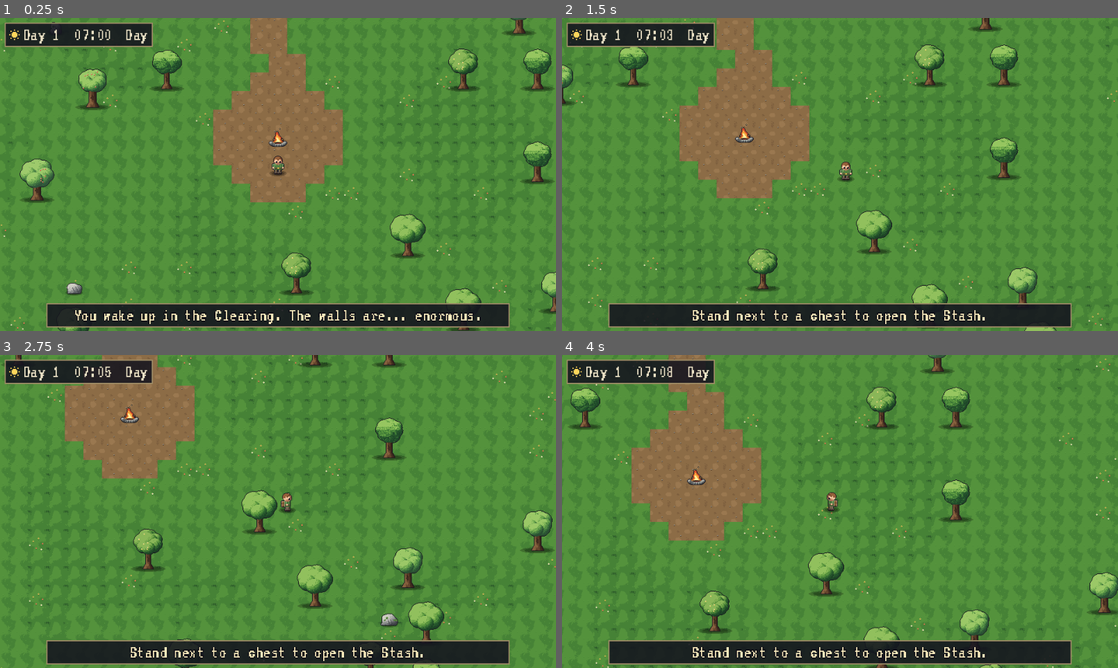
Above: before the commit, frames 1-4 (two rows, left to right).
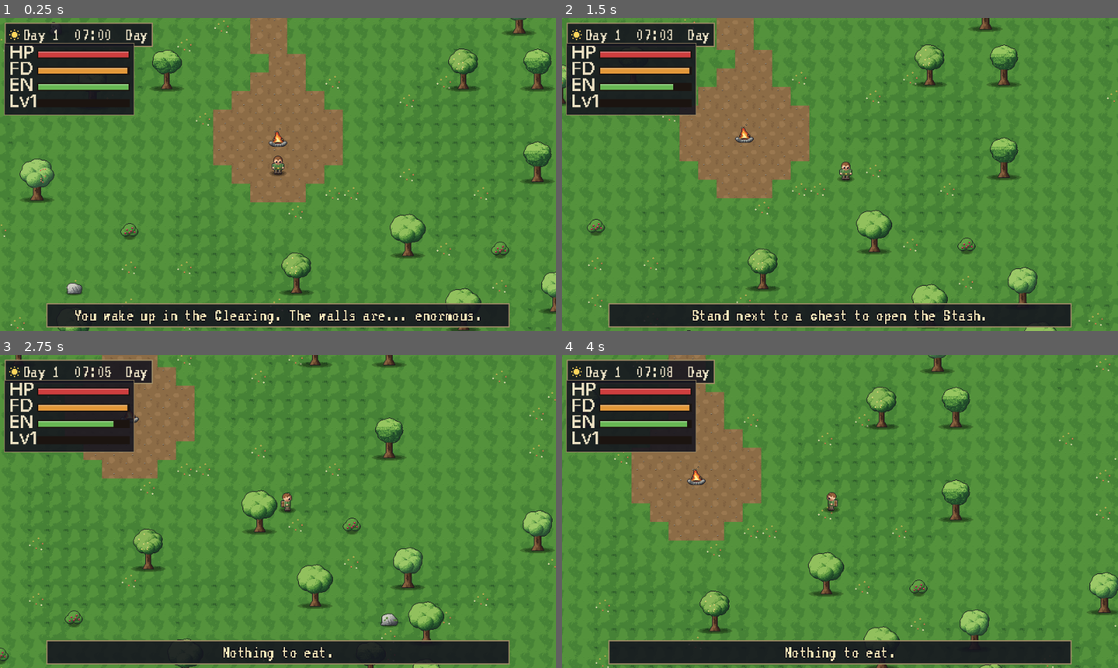
Above: after the commit, the same moments.

Repository: GillesBodart/laby
Game: Godot game, scene res://scenes/world/world.tscn
The game is run twice, just before and just after one commit, with the same random seed, the same clock (stepped at 60 frames per second) and the same inputs.
Inputs (mouse positions are in pixels of both pictures, inside the frame that each line leads up to):
- Up to frame 1 (0.25 s): no input
- Up to frame 2 (1.5 s): tap Enter at 0.5 s; move the mouse to (962, 158) at 0.52 s; hold D (move_right) 0.53-1.28 s; hold Shift (run) 0.53-1.28 s; click (962, 158) at 0.67 s; tap G (stash) at 0.8, 1.35 s; move the mouse to (728, 190) at 1.27 s; hold S (move_down) from 1.28 s (still down); click (728, 190) at 1.42 s
- Up to frame 3 (2.75 s): tap R (eat, bound only after the commit) at 1.55 s; move the mouse to (333, 442) at 2.02 s; release S (move_down) at 2.03 s; hold D (move_right) from 2.03 s (still down); hold R (eat, bound only after the commit) from 2.03 s (still down); click (333, 442) at 2.17 s; tap Shift (run) at 2.3 s
- Up to frame 4 (4 s): move the mouse to (812, 574) at 2.77 s; release D (move_right) at 2.78 s; release R (eat, bound only after the commit) at 2.78 s; hold W (move_up) 2.78-3.53 s; tap Q (build_next) at 2.85 s; click (812, 574) at 2.92 s; tap G (stash) at 3.05 s; move the mouse to (1006, 558) at 3.52 s; hold A (move_left) from 3.53 s (still down); hold F (build_place) from 3.53 s (still down); click (1006, 558) at 3.67 s; tap R (eat, bound only after the commit) at 3.8 s

The runs differ from the first frame. In frame 1, 5.4% of the frame differs, in the area x 0-92%, y 8-77%; in frame 2, 5.4%; in frame 3, 6.1%, in the area x 0-77%, y 8-99%; in frame 4, 5.9%.

Commit message:
M4: survival needs, berry bushes, eating, XP and levels
Co-authored-by: Copilot <223556219+Copilot@users.noreply.github.com>

Diff:
--- a/autoload/debug_tools.gd
+++ b/autoload/debug_tools.gd
@@ -40,7 +40,7 @@
 	var p: Player = GameState.players.get(GameState.local_peer_id())
 	if p == null:
 		return
-	for id in ["wood", "stone", "plank", "stick", "stone_axe", "workbench"]:
+	for id in ["wood", "stone", "plank", "stick", "stone_axe", "workbench", "berry"]:
 		p.inventory.add(id, 1 if ItemCatalog.tool_of(id) != "" else 7)
 	if _args.has("panel"):
 		var ev := InputEventAction.new()
--- a/autoload/game_state.gd
+++ b/autoload/game_state.gd
@@ -21,6 +21,8 @@
 var arriving := false
 ## Per-peer backpacks kept while changing area (peer_id -> Inventory data).
 var inventories: Dictionary = {}
+## Per-peer survival stats kept while changing area (peer_id -> Survival data).
+var survivals: Dictionary = {}
 ## Harvested Clearing props (cell -> true), so they stay gone across areas.
 var depleted_cells: Dictionary = {}
 ## Player-built structures in the Clearing (cell -> {"type": String, "open": bool}).
@@ -44,6 +46,7 @@
 	area = "clearing"
 	arriving = false
 	inventories = {}
+	survivals = {}
 	depleted_cells = {}
 	structures = {}
 	stash = Inventory.new(STASH_SLOTS)
--- a/project.godot
+++ b/project.godot
@@ -82,6 +82,10 @@
 "deadzone": 0.2,
 "events": [Object(InputEventKey,"device":-1,"physical_keycode":73)]
 }
+eat={
+"deadzone": 0.2,
+"events": [Object(InputEventKey,"device":-1,"physical_keycode":82)]
+}
 build_toggle={
 "deadzone": 0.2,
 "events": [Object(InputEventKey,"device":-1,"physical_keycode":66)]
--- /dev/null
+++ b/scenes/world/props/bush.tscn
@@ -0,0 +1,30 @@
+[gd_scene format=3]
+
+[ext_resource type="Script" path="res://scripts/world/gatherable.gd" id="0_script"]
+[ext_resource type="Texture2D" path="res://assets/sprites/bush.png" id="1_bush"]
+[ext_resource type="Texture2D" path="res://assets/sprites/shadow.png" id="2_shadow"]
+
+[sub_resource type="CircleShape2D" id="CircleShape2D_bush"]
+radius = 6.0
+
+[node name="Bush" type="StaticBody2D"]
+collision_mask = 0
+script = ExtResource("0_script")
+item_id = "berry"
+yield_amount = 3
+max_hits = 2
+tool_kind = "hands"
+xp = 3
+
+[node name="Shadow" type="Sprite2D" parent="."]
+scale = Vector2(0.7, 1)
+texture = ExtResource("2_shadow")
+
+[node name="Sprite" type="Sprite2D" parent="."]
+texture = ExtResource("1_bush")
+centered = false
+offset = Vector2(-16, -29)
+
+[node name="Collision" type="CollisionShape2D" parent="."]
+position = Vector2(0, -4)
+shape = SubResource("CircleShape2D_bush")
--- a/scripts/core/item_catalog.gd
+++ b/scripts/core/item_catalog.gd
@@ -15,6 +15,7 @@
 	"workbench": {"name": "Workbench", "stack": 5, "color": Color8(166, 120, 72)},
 	"chest": {"name": "Chest", "stack": 5, "color": Color8(150, 104, 60)},
 	"wooden_door": {"name": "Wooden Door", "stack": 10, "color": Color8(130, 92, 58)},
+	"berry": {"name": "Berries", "stack": 20, "color": Color8(200, 52, 84), "food": 14.0},
 }
 
 ## station: "" = craftable anywhere, otherwise a node group that must be near.
@@ -45,6 +46,7 @@
 	"workbench": "Place with B. Unlocks crafting.",
 	"chest": "Place with B. Opens the Stash (G).",
 	"wooden_door": "Place with B. F opens/closes.",
+	"berry": "Sweet wild berries. R eats them (+14 food).",
 }
 
 
@@ -62,3 +64,8 @@
 
 static func tool_of(id: String) -> String:
 	return ITEMS[id].get("tool", "")
+
+
+## Hunger restored when eaten (0 = not food).
+static func food_of(id: String) -> float:
+	return ITEMS[id].get("food", 0.0)
--- /dev/null
+++ b/scripts/core/survival.gd
@@ -0,0 +1,129 @@
+class_name Survival
+extends RefCounted
+## Pure-data survival model: health, hunger, stamina and XP/levels.
+## No nodes; the Player ticks it and the HUD reads it.
+
+signal changed
+signal leveled_up(level: int)
+signal died
+
+const MAX_HEALTH := 100.0
+const MAX_HUNGER := 100.0
+const MAX_STAMINA := 100.0
+## Hunger lasts about a day and a half of real play (12 min/day).
+const HUNGER_DRAIN := 0.09
+const RUN_HUNGER_DRAIN := 0.05
+const STARVE_DAMAGE := 1.5
+const REGEN_RATE := 1.0
+const REGEN_MIN_HUNGER := 50.0
+const RUN_COST := 24.0
+const STAMINA_REGEN := 16.0
+const REGEN_DELAY := 0.8
+## Once exhausted, running needs this much stamina back.
+const RECOVER_THRESHOLD := 25.0
+
+var health := MAX_HEALTH
+var hunger := MAX_HUNGER
+var stamina := MAX_STAMINA
+var xp := 0
+var level := 1
+var skill_points := 0
+
+var _exhausted := false
+var _regen_wait := 0.0
+
+
+static func xp_for_level(lvl: int) -> int:
+	return 20 + 10 * lvl
+
+
+func can_run() -> bool:
+	return stamina > 0.0 and not _exhausted
+
+
+func is_dead() -> bool:
+	return health <= 0.0
+
+
+func is_starving() -> bool:
+	return hunger <= 0.0
+
+
+## Advances the needs by delta seconds.
+func tick(delta: float, moving: bool, running: bool) -> void:
+	if is_dead():
+		return
+	var run_active := running and moving and can_run()
+	hunger = maxf(hunger - (HUNGER_DRAIN + (RUN_HUNGER_DRAIN if run_active else 0.0)) * delta, 0.0)
+	if run_active:
+		stamina = maxf(stamina - RUN_COST * delta, 0.0)
+		_regen_wait = REGEN_DELAY
+		if stamina == 0.0:
+			_exhausted = true
+	else:
+		_regen_wait = maxf(_regen_wait - delta, 0.0)
+		if _regen_wait == 0.0:
+			stamina = minf(stamina + STAMINA_REGEN * delta, MAX_STAMINA)
+			if _exhausted and stamina >= RECOVER_THRESHOLD:
+				_exhausted = false
+	if is_starving():
+		damage(STARVE_DAMAGE * delta)
+	elif hunger >= REGEN_MIN_HUNGER and health < MAX_HEALTH:
+		health = minf(health + REGEN_RATE * delta, MAX_HEALTH)
+	changed.emit()
+
+
+func eat(amount: float) -> void:
+	hunger = minf(hunger + amount, MAX_HUNGER)
+	changed.emit()
+
+
+func damage(amount: float) -> void:
+	if is_dead():
+		return
+	health = maxf(health - amount, 0.0)
+	if is_dead():
+		died.emit()
+
+
+## Full reset of the needs after respawning (XP and levels are kept).
+func revive() -> void:
+	health = MAX_HEALTH
+	hunger = 60.0
+	stamina = MAX_STAMINA
+	_exhausted = false
+	_regen_wait = 0.0
+	changed.emit()
+
+
+## Adds XP, returns the number of levels gained (each grants a skill point).
+func add_xp(amount: int) -> int:
+	xp += amount
+	var gained := 0
+	while xp >= xp_for_level(level):
+		xp -= xp_for_level(level)
+		level += 1
+		skill_points += 1
+		gained += 1
+		leveled_up.emit(level)
+	changed.emit()
+	return gained
+
+
+func to_data() -> Dictionary:
+	return {
+		"health": health, "hunger": hunger, "stamina": stamina,
+		"xp": xp, "level": level, "skill_points": skill_points,
+	}
+
+
+func load_data(data: Dictionary) -> void:
+	health = clampf(float(data.get("health", MAX_HEALTH)), 0.0, MAX_HEALTH)
+	hunger = clampf(float(data.get("hunger", MAX_HUNGER)), 0.0, MAX_HUNGER)
+	stamina = clampf(float(data.get("stamina", MAX_STAMINA)), 0.0, MAX_STAMINA)
+	xp = int(data.get("xp", 0))
+	level = maxi(int(data.get("level", 1)), 1)
+	skill_points = int(data.get("skill_points", 0))
+	_exhausted = false
+	_regen_wait = 0.0
+	changed.emit()
--- a/scripts/entities/player.gd
+++ b/scripts/entities/player.gd
@@ -29,6 +29,7 @@
 var state: State = State.IDLE
 var facing := Vector2.DOWN
 var inventory := Inventory.new()
+var survival := Survival.new()
 var _gather_timer := 0.0
 
 @onready var input: PlayerInput = $PlayerInput
@@ -45,12 +46,16 @@
 	if GameState.inventories.has(peer_id):
 		inventory.load_data(GameState.inventories[peer_id])
 	inventory.changed.connect(func() -> void: GameState.inventories[peer_id] = inventory.to_data())
+	if GameState.survivals.has(peer_id):
+		survival.load_data(GameState.survivals[peer_id])
+	survival.died.connect(_on_died)
 	GameState.register_player(self)
 	if input.is_local():
 		add_child(Builder.new())
 
 
 func _exit_tree() -> void:
+	GameState.survivals[peer_id] = survival.to_data()
 	if GameState.players.get(peer_id) == self:
 		GameState.unregister_player(peer_id)
 
@@ -66,16 +71,59 @@
 				state = State.IDLE
 
 	if state == State.MOVE:
-		var speed := RUN_SPEED if input.run else WALK_SPEED
+		var speed := RUN_SPEED if input.run and survival.can_run() else WALK_SPEED
 		velocity = velocity.move_toward(move * speed, ACCELERATION * delta)
 		facing = _cardinal(move)
 	else:
 		velocity = velocity.move_toward(Vector2.ZERO, FRICTION * delta)
 	move_and_slide()
+	survival.tick(delta, state == State.MOVE, input.run)
 	_update_visuals()
 	_gather_timer = maxf(_gather_timer - delta, 0.0)
 	if input.interact and _gather_timer == 0.0:
 		_try_gather()
+
+
+func _unhandled_input(event: InputEvent) -> void:
+	if input.is_local() and event.is_action_pressed("eat"):
+		eat_best_food()
+
+
+## Eats the most nourishing food in the backpack. Returns whether anything was eaten.
+func eat_best_food() -> bool:
+	var best := ""
+	for s in inventory.slots:
+		if not s.is_empty() and ItemCatalog.food_of(s.id) > (ItemCatalog.food_of(best) if best != "" else 0.0):
+			best = s.id
+	if best == "":
+		EventBus.notify.emit("Nothing to eat.")
+		return false
+	if survival.hunger >= Survival.MAX_HUNGER - 0.5:
+		EventBus.notify.emit("Not hungry.")
+		return false
+	inventory.remove(best, 1)
+	survival.eat(ItemCatalog.food_of(best))
+	EventBus.notify.emit("Ate %s." % ItemCatalog.item_name(best))
+	return true
+
+
+func gain_xp(amount: int) -> void:
+	var before := survival.level
+	if survival.add_xp(amount) > 0:
+		EventBus.notify.emit("Level %d! +%d skill point" % [survival.level, survival.level - before])
+
+
+func _on_died() -> void:
+	EventBus.notify.emit("You collapsed... and wake up at the camp.")
+	survival.revive()
+	velocity = Vector2.ZERO
+	var world := get_tree().get_first_node_in_group("clearing_world") as ClearingWorld
+	if GameState.area != "clearing" or world == null:
+		GameState.arriving = false
+		GameState.survivals[peer_id] = survival.to_data()
+		GameState.travel("clearing")
+	else:
+		global_position = ClearingWorld.cell_center(world.layout.spawn_cell)
 
 
 func _try_gather() -> void:
@@ -124,7 +172,7 @@
 	var anim := ("walk_" if state == State.MOVE else "idle_") + dir_name
 	if sprite.animation != anim:
 		sprite.play(anim)
-	sprite.speed_scale = 1.5 if input.run else 1.0
+	sprite.speed_scale = 1.5 if input.run and survival.can_run() else 1.0
 	light.energy = 0.55 * LightingCurve.darkness_at(TimeSystem.minute_of_day())
 
 
@@ -137,11 +185,13 @@
 		"position": [global_position.x, global_position.y],
 		"facing": [facing.x, facing.y],
 		"inventory": inventory.to_data(),
+		"survival": survival.to_data(),
 	}
 
 
 func load_save_data(data: Dictionary) -> void:
 	inventory.load_data(data.get("inventory", []))
+	survival.load_data(data.get("survival", {}))
 	var p: Array = data.get("position", [global_position.x, global_position.y])
 	global_position = Vector2(p[0], p[1])
 	var f: Array = data.get("facing", [0, 1])
--- a/scripts/ui/hud.gd
+++ b/scripts/ui/hud.gd
@@ -26,6 +26,9 @@
 	notice.modulate.a = 0.0
 	EventBus.minute_changed.connect(_on_minute_changed)
 	EventBus.notify.connect(show_notice)
+	var bars := Control.new()
+	bars.set_script(preload("res://scripts/ui/survival_bars.gd"))
+	add_child(bars)
 	var panel := PanelContainer.new()
 	panel.set_script(preload("res://scripts/ui/crafting_panel.gd"))
 	add_child(panel)
--- /dev/null
+++ b/scripts/ui/survival_bars.gd
@@ -0,0 +1,57 @@
+extends Control
+## HUD block with health, hunger, stamina and XP bars (480x270 UI space).
+
+const PANEL := Rect2(4, 22, 112, 62)
+const BAR_X := 28.0
+const BAR_W := 80.0
+const BAR_H := 7.0
+const INK := Color8(27, 20, 16)
+const BG := Color(0.08, 0.08, 0.12, 0.88)
+const EDGE := Color(0.62, 0.55, 0.4, 1)
+const TEXT := Color8(238, 226, 196)
+const ROWS := [
+	["HP", Color8(206, 62, 62)],
+	["FD", Color8(226, 152, 58)],
+	["EN", Color8(104, 184, 84)],
+]
+
+var _font: Font
+
+
+func _ready() -> void:
+	mouse_filter = Control.MOUSE_FILTER_IGNORE
+	_font = ThemeDB.fallback_font
+	position = Vector2.ZERO
+	size = Vector2(480, 270)
+
+
+func _process(_delta: float) -> void:
+	queue_redraw()
+
+
+func _draw() -> void:
+	var player := GameState.players.get(GameState.local_peer_id()) as Player
+	if player == null:
+		return
+	var s := player.survival
+	draw_rect(PANEL, BG)
+	draw_rect(PANEL, EDGE, false)
+	var values := [s.health / Survival.MAX_HEALTH, s.hunger / Survival.MAX_HUNGER, s.stamina / Survival.MAX_STAMINA]
+	for i in ROWS.size():
+		var y := PANEL.position.y + 4.0 + i * 14.0
+		draw_string(_font, Vector2(PANEL.position.x + 4, y + 9), ROWS[i][0], HORIZONTAL_ALIGNMENT_LEFT, -1, 16, TEXT)
+		var color: Color = ROWS[i][1]
+		if i == 1 and s.is_starving():
+			color = Color8(150, 40, 40)
+		_bar(Vector2(PANEL.position.x + BAR_X, y + 2), values[i], color)
+	var y := PANEL.position.y + 4.0 + 3 * 14.0
+	draw_string(_font, Vector2(PANEL.position.x + 4, y + 9), "Lv%d" % s.level, HORIZONTAL_ALIGNMENT_LEFT, -1, 16, TEXT)
+	_bar(Vector2(PANEL.position.x + BAR_X, y + 2), float(s.xp) / Survival.xp_for_level(s.level), Color8(118, 150, 230))
+
+
+func _bar(pos: Vector2, fraction: float, color: Color) -> void:
+	draw_rect(Rect2(pos, Vector2(BAR_W, BAR_H)), INK)
+	var w := floorf((BAR_W - 2.0) * clampf(fraction, 0.0, 1.0))
+	if w > 0.0:
+		draw_rect(Rect2(pos + Vector2(1, 1), Vector2(w, BAR_H - 2.0)), color)
+		draw_rect(Rect2(pos + Vector2(1, 1), Vector2(w, 1)), color.lightened(0.3))
--- a/scripts/world/clearing_generator.gd
+++ b/scripts/world/clearing_generator.gd
@@ -14,6 +14,7 @@
 const PLAZA_RADIUS := 3.5
 const TREE_TARGET := 130
 const ROCK_TARGET := 45
+const BUSH_TARGET := 28
 
 const Id := TileCatalog.Id
 
@@ -207,6 +208,19 @@
 		_layout.props.append({"type": "rock", "cell": cell, "variant": _rng.randi_range(0, VARIANTS - 1)})
 		rocks += 1
 
+	var bushes := 0
+	for attempt in 1500:
+		if bushes >= BUSH_TARGET:
+			break
+		var cell := Vector2i(
+			_rng.randi_range(inner.position.x, inner.end.x - 1),
+			_rng.randi_range(inner.position.y, inner.end.y - 1))
+		if not _is_free_for_prop(cell, center, gate_approaches, occupied, 3.0):
+			continue
+		occupied[cell] = true
+		_layout.props.append({"type": "bush", "cell": cell})
+		bushes += 1
+
 
 func _is_free_for_prop(cell: Vector2i, center: Vector2i, gates: Array[Vector2i],
 		occupied: Dictionary, spacing: float) -> bool:
--- a/scripts/world/clearing_world.gd
+++ b/scripts/world/clearing_world.gd
@@ -5,6 +5,7 @@
 const PROP_SCENES := {
 	"tree": preload("res://scenes/world/props/tree.tscn"),
 	"rock": preload("res://scenes/world/props/rock.tscn"),
+	"bush": preload("res://scenes/world/props/bush.tscn"),
 	"campfire": preload("res://scenes/world/props/campfire.tscn"),
 }
 
--- a/scripts/world/gatherable.gd
+++ b/scripts/world/gatherable.gd
@@ -9,6 +9,7 @@
 @export var yield_amount := 3
 @export var max_hits := 4
 @export var tool_kind := "axe"
+@export var xp := 4
 
 var cell := Vector2i.ZERO
 var _hits_left := 0
@@ -29,6 +30,7 @@
 	EventBus.notify.emit("+%d %s" % [yield_amount - left, ItemCatalog.item_name(item_id)])
 	if left > 0:
 		EventBus.notify.emit("Backpack full!")
+	player.gain_xp(xp)
 	depleted.emit(self)
 	queue_free()
 
--- a/tests/test_runner.gd
+++ b/tests/test_runner.gd
@@ -8,6 +8,7 @@
 	"res://tests/unit/test_clearing_generator.gd",
 	"res://tests/unit/test_save_system.gd",
 	"res://tests/unit/test_crafting.gd",
+	"res://tests/unit/test_survival.gd",
 	"res://tests/unit/test_project_setup.gd",
 	"res://tests/integration/test_world.gd",
 	"res://tests/integration/test_building.gd",
--- /dev/null
+++ b/tests/unit/test_survival.gd
@@ -0,0 +1,65 @@
+extends TestCase
+
+
+func test_hunger_drains_and_eating_restores() -> void:
+	var s := Survival.new()
+	s.tick(100.0, false, false)
+	check(s.hunger < Survival.MAX_HUNGER, "hunger drains")
+	var before := s.hunger
+	s.eat(5.0)
+	check_eq(s.hunger, before + 5.0, "eating restores hunger")
+	s.eat(999.0)
+	check_eq(s.hunger, Survival.MAX_HUNGER, "hunger is capped")
+
+
+func test_running_exhausts_then_recovers() -> void:
+	var s := Survival.new()
+	for i in 90:
+		s.tick(0.05, true, true)
+	check(not s.can_run(), "exhausted after long run")
+	for i in 400:
+		s.tick(0.05, false, false)
+	check(s.can_run(), "can run again after resting")
+
+
+func test_starvation_kills() -> void:
+	var s := Survival.new()
+	s.hunger = 0.0
+	var died := [false]
+	s.died.connect(func() -> void: died[0] = true)
+	for i in 200:
+		s.tick(0.5, false, false)
+	check(died[0], "died signal emitted")
+	check(s.is_dead(), "health reaches zero")
+	s.revive()
+	check(not s.is_dead() and s.hunger > 0.0, "revive restores needs")
+
+
+func test_well_fed_regenerates_health() -> void:
+	var s := Survival.new()
+	s.health = 40.0
+	s.tick(10.0, false, false)
+	check(s.health > 40.0, "health regenerates while fed")
+
+
+func test_xp_levels_grant_skill_points() -> void:
+	var s := Survival.new()
+	check_eq(s.add_xp(Survival.xp_for_level(1) + 5), 1, "one level gained")
+	check_eq(s.level, 2, "level 2")
+	check_eq(s.skill_points, 1, "skill point granted")
+	check_eq(s.xp, 5, "leftover xp kept")
+
+
+func test_save_round_trip() -> void:
+	var s := Survival.new()
+	s.hunger = 33.0
+	s.add_xp(50)
+	var copy := Survival.new()
+	copy.load_data(JSON.parse_string(JSON.stringify(s.to_data())))
+	check_eq(copy.level, s.level, "level")
+	check_eq(copy.hunger, 33.0, "hunger")
+
+
+func test_food_items() -> void:
+	check(ItemCatalog.food_of("berry") > 0.0, "berry is food")
+	check_eq(ItemCatalog.food_of("wood"), 0.0, "wood is not food")
--- a/tools/generate_placeholder_art.gd
+++ b/tools/generate_placeholder_art.gd
@@ -105,6 +105,7 @@
 	_save(_make_shadow(), "res://assets/sprites/shadow.png")
 	_save(_make_time_icons(), "res://assets/ui/time_icons.png")
 	_make_item_icons()
+	_save(_make_bush(), "res://assets/sprites/bush.png")
 	print("Art generated.")
 	quit()
 
@@ -1007,12 +1008,50 @@
 	for id in ["wooden_wall", "wooden_floor", "workbench", "chest"]:
 		icons[id] = _make_structure(id)
 	icons["wooden_door"] = _make_structure("wooden_door_closed")
+	icons["berry"] = _icon_berries()
 	for id in icons:
 		var big: Image = icons[id]
 		_save(big, "res://assets/ui/items/%s.png" % id)
 		var small := big.duplicate() as Image
 		small.resize(16, 16, Image.INTERPOLATE_LANCZOS)
 		_save(small, "res://assets/ui/items/%s_s.png" % id)
+
+
+const BERRY := [Color8(110, 24, 52), Color8(168, 36, 70), Color8(214, 70, 96), Color8(250, 150, 160)]
+
+
+func _berry(img: Image, x: int, y: int) -> void:
+	_rect(img, x, y, 3, 3, BERRY[1])
+	_px(img, x, y + 2, BERRY[0])
+	_px(img, x + 1, y + 2, BERRY[0])
+	_px(img, x + 2, y + 1, BERRY[0])
+	_px(img, x, y, BERRY[2])
+	_px(img, x + 1, y, BERRY[3])
+
+
+## Low berry bush (feet at the bottom center of a 32x32 frame).
+func _make_bush() -> Image:
+	var img := _new_image(T, T)
+	var greens := [C.grass_deep, C.grass_dark, C.grass, C.grass_light]
+	_blob(img, 9, 20, 8, 7, greens, 0.2, 401)
+	_blob(img, 22, 20, 8, 7, greens, 0.2, 402)
+	_blob(img, 16, 15, 10, 9, greens, 0.2, 403)
+	_outline(img, C.outline)
+	for p in [Vector2i(10, 15), Vector2i(19, 12), Vector2i(23, 19), Vector2i(14, 20), Vector2i(7, 21), Vector2i(17, 17)]:
+		_berry(img, p.x, p.y)
+	return img
+
+
+func _icon_berries() -> Image:
+	var img := _new_image(T, T)
+	for p in [Vector2i(8, 17), Vector2i(15, 12), Vector2i(17, 19), Vector2i(11, 22)]:
+		_blob(img, p.x + 3, p.y + 3, 4.5, 4.5, [BERRY[0], BERRY[1], BERRY[2], BERRY[2]], 0.0, p.x)
+		_px(img, p.x + 1, p.y + 1, BERRY[3])
+		_px(img, p.x + 2, p.y + 1, BERRY[3])
+	_tube(img, Vector2(15, 12), Vector2(19, 6), 2, [C.grass_deep, C.grass_dark, C.grass, C.grass])
+	_blob(img, 22, 7, 4, 2.6, [C.grass_deep, C.grass_dark, C.grass, C.grass_light], 0.0, 411)
+	_outline(img, C.outline)
+	return img
 
 
 func _icon_log() -> Image:
Binary file added: assets/sprites/bush.png
Not shown, added: assets/sprites/bush.png.import
Binary file added: assets/ui/items/berry.png
Not shown, added: assets/ui/items/berry.png.import
Binary file added: assets/ui/items/berry_s.png
Not shown, added: assets/ui/items/berry_s.png.import
Not shown, added: scripts/core/survival.gd.uid
Not shown, added: scripts/ui/survival_bars.gd.uid
Not shown, added: tests/unit/test_survival.gd.uid
